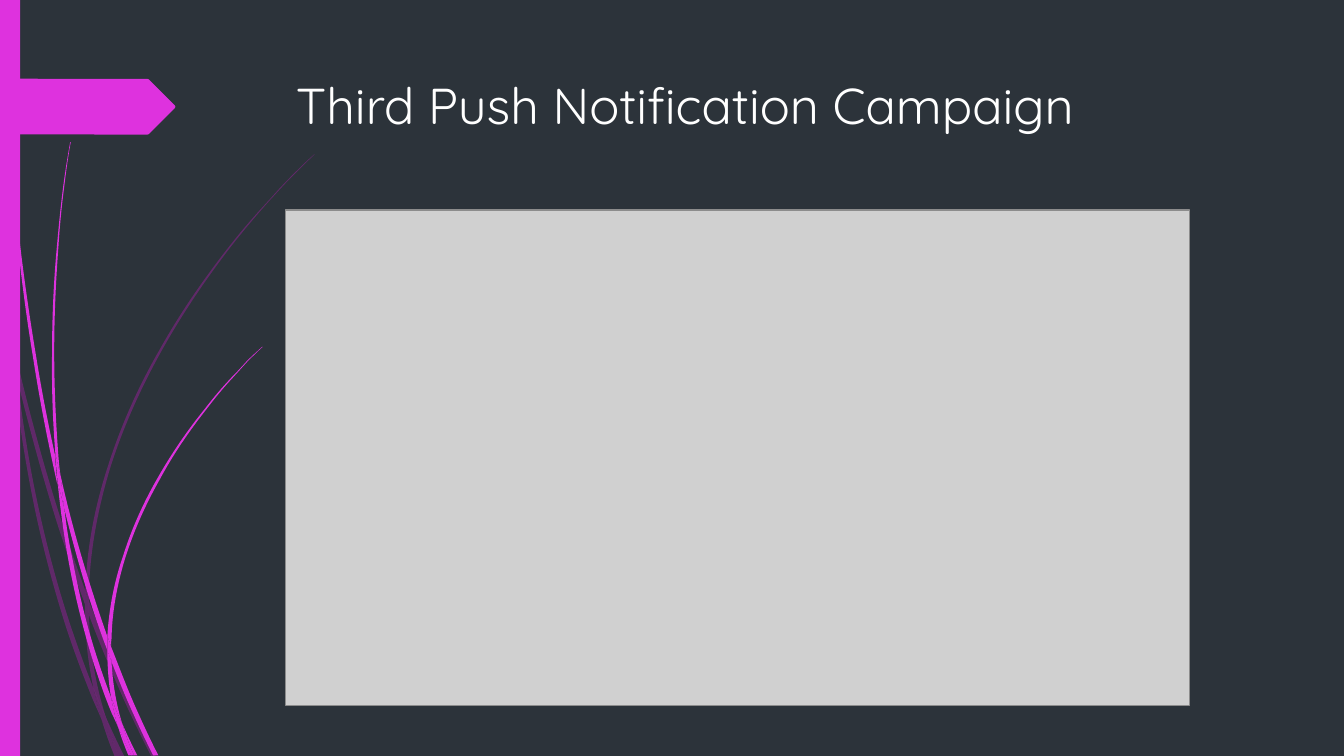
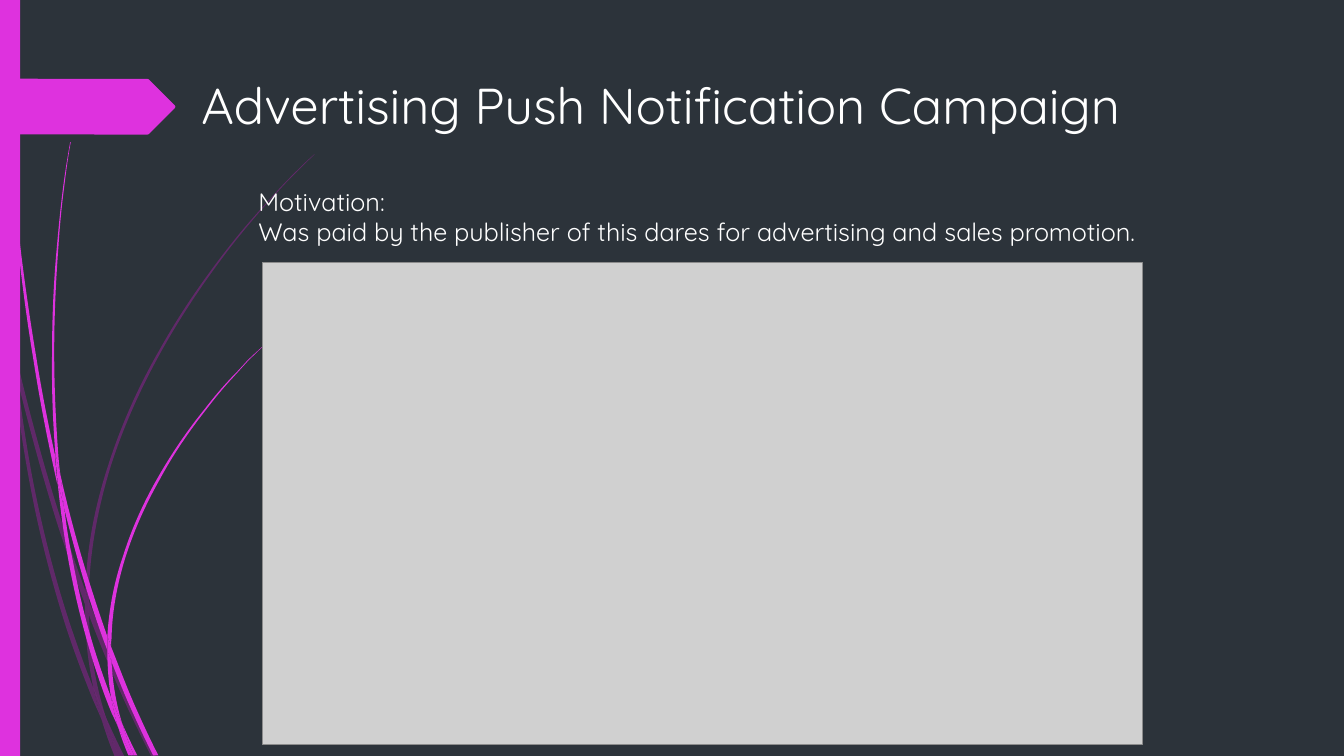
Before and after one commit to OlgaAbir/Ex02_Mobile, a slide deck: slide 6 of Marketing Presentation.pptx. Drawn at 1344x756 pixels with LibreOffice and Linux fonts; fonts in the diff are those of the drawing; grey boxes stand for pictures. Boxes give left, top, right and bottom in pixels: in the first picture for what was removed or moved away, otherwise in the second. Text is boxed around its words. In the diff, an @@ line names an element or a change of style, - is before the commit and + after.

```diff
--- a/Marketing Presentation.pptx
+++ b/Marketing Presentation.pptx
@@ title at (201, 86, 1120, 134): text changed @@
-Third Push Notification Campaign
+Advertising Push Notification Campaign
@@ text added at (258, 184, 1135, 246), 18 pt, text #FFFFFF @@
+Motivation:
+Was paid by the publisher of this dares for advertising and sales promotion.
@@ picture: place and size @@
-picture at (286, 210, 1191, 705)
+picture at (262, 263, 1142, 745)
```
Also in this commit, not shown: 5 other slides changed.
